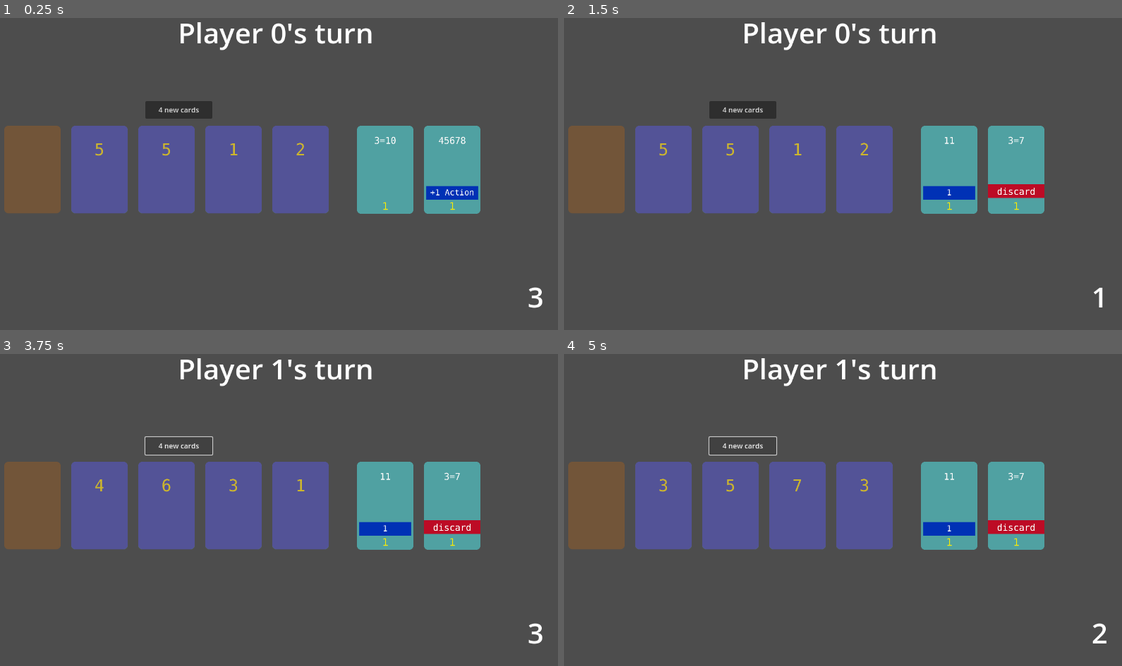
Above: before the commit, frames 1-4 (two rows, left to right).
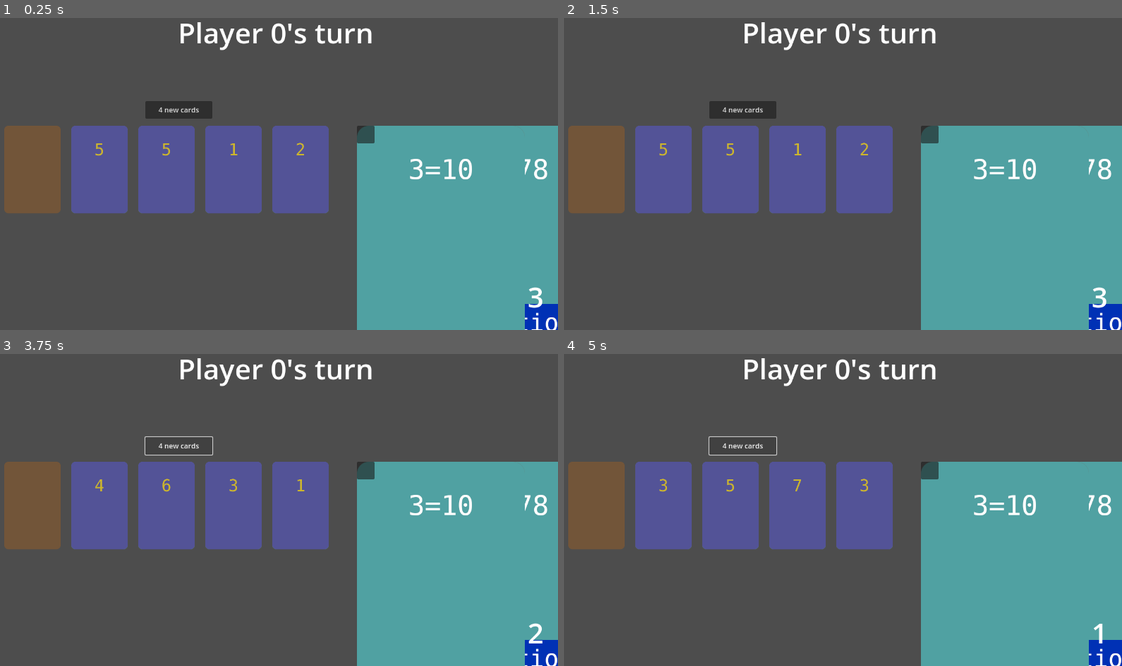
Above: after the commit, the same moments.

Repository: vbackeberg/game1
Game: Godot game, scene res://src/main.tscn
Two runs of this game, one before a commit and one after it. Both use one fixed random seed, a clock stepped at 60 frames per second and the inputs below.
Inputs (mouse positions are in pixels of both pictures, inside the frame that each line leads up to):
- Up to frame 1 (0.25 s): no input
- Up to frame 2 (1.5 s): click (1015, 170) at 0.52 s; click (949, 170) at 1.27 s
- Up to frame 3 (3.75 s): click (424, 463) at 2.02 s; click (357, 463) at 2.77 s; click "4 new cards" at 3.5 s
- Up to frame 4 (5 s): click "4 new cards" at 4.25 s

The runs differ from the first frame. In frame 1, 19% of the frame differs, in the area x 63-100%, y 34-100%; in frame 2, 19%; in frame 3, 19%; in frame 4, 19%, in the area x 48-100%, y 1-100%.

Commit message:
Instantiate card character scene instead of calling node constructor. This adds the whole scene with size, children overlay etc. Press needs to be fixed and check queue free

Diff:
--- a/src/card_character.gd
+++ b/src/card_character.gd
@@ -2,17 +2,16 @@
 extends TextureButton
 
 var slot: int
-
 var points: int
-var asset_path: String
+var asset_path:= "res://assets/character_back.png"
 var backside := false
 var playerOwner: PlayerArea
+var scene:= preload("res://src/card_character.tscn")
 
-func _ready() -> void:
-	var p = "res://assets/character_back.png" if backside else asset_path
-	self.texture_normal = load(p)
-	scale = Vector2(128.0, 200.0) / self.texture_normal.get_size()
-	pass
+func instantiate():
+	var instance = scene.instantiate() as CardCharacter
+	instance.texture_normal = load(asset_path)
+	add_child(instance)
 
 func select(forDiscard := false):
 	self.modulate = Color(1.2, 0.8, 0.8) if forDiscard else Color(1.2, 1.2, 0.8) # Yellow and Red tint
--- a/src/middle_area.gd
+++ b/src/middle_area.gd
@@ -73,8 +73,7 @@
 
 func place_character_in_middle(slot: int):
 	var card = GameManager.draw_character()
-
-	card.visible = visible
+	card.instantiate()
 	card.slot = slot
 	add_child(card)
 
--- a/src/player_area.gd
+++ b/src/player_area.gd
@@ -110,6 +110,7 @@
 
 ## Adds a character card with given specs and puts it on the right side.
 func add_character(card: CardCharacter):
+	card.instantiate()
 	card.visible = visible
 	card.playerOwner = self
 	charactersOnPayField.append(card)
